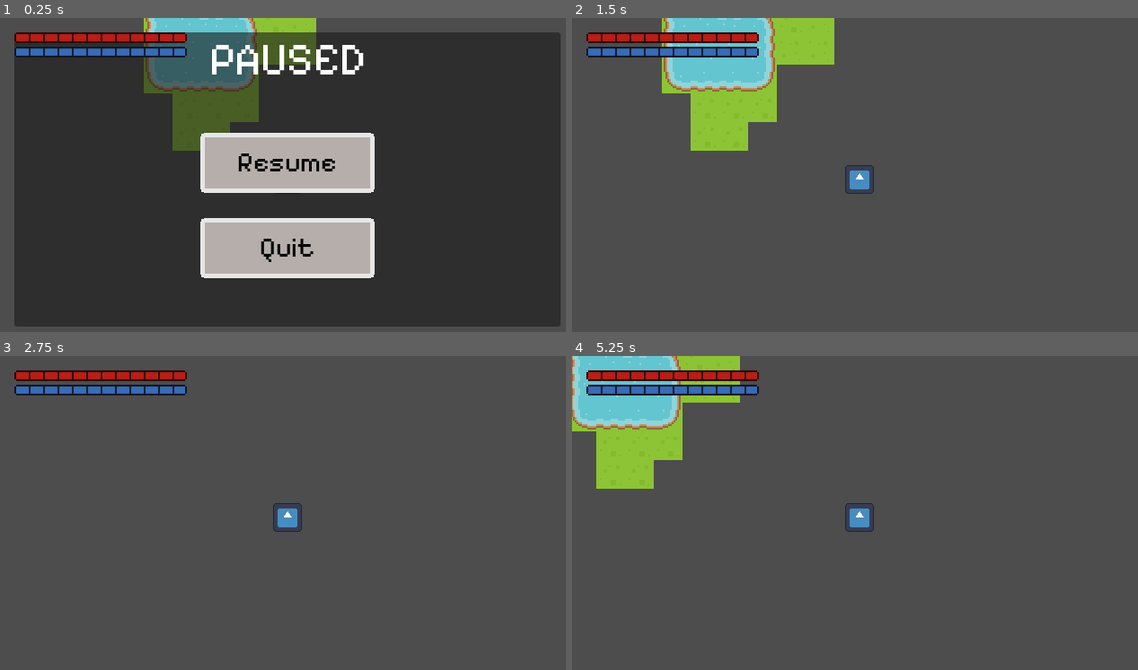
Above: before the commit, frames 1-4 (two rows, left to right).
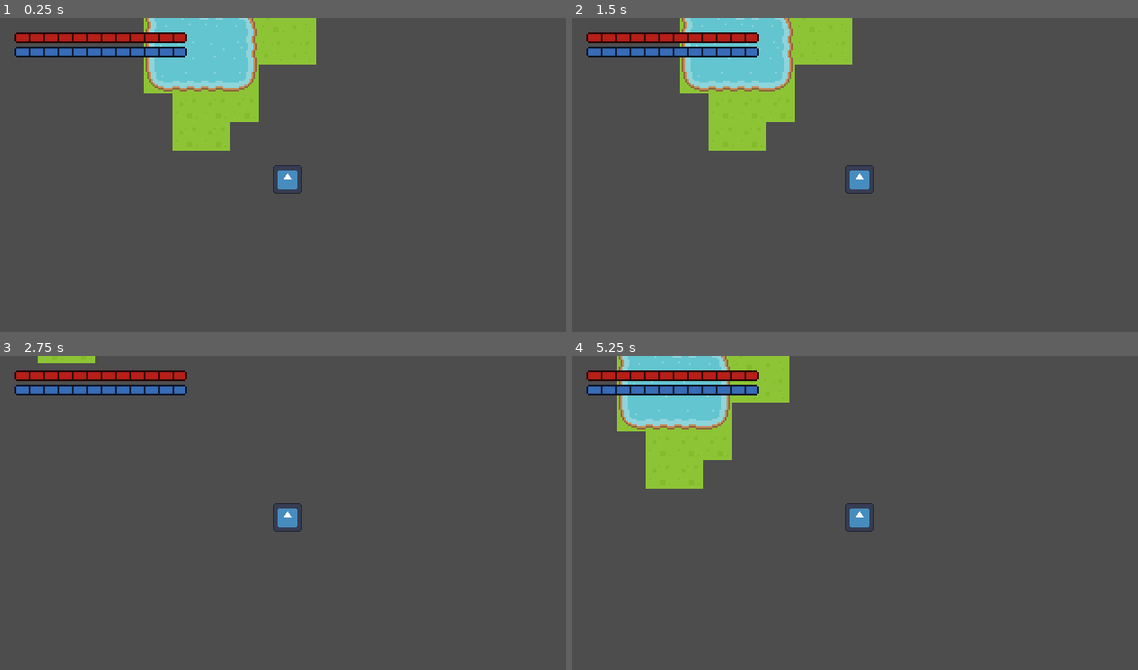
Above: after the commit, the same moments.

Repository: CrabbyDisk/Modertron-RPG
Game: Godot game, scene res://Scenes/World.tscn
Same seed, same stepped clock (60 frames per second), same inputs: the game is played once before the commit and once after it. The engine's default icon, where the game draws it, is replaced by a stand-in: a white triangle on a blue panel in a dark square.
Inputs (mouse positions are in pixels of both pictures, inside the frame that each line leads up to):
- Up to frame 1 (0.25 s): no input
- Up to frame 2 (1.5 s): click (860, 162) at 0.5 s, where only the run before the commit has a clickable "Resume"; tap Enter at 1.25 s; hold D (right) from 1.28 s (still down)
- Up to frame 3 (2.75 s): release D (right) at 2.03 s; hold S (down) from 2.03 s (still down)
- Up to frame 4 (5.25 s): release S (down) at 2.78 s; hold D (right) 2.78-3.53 s; tap Space at 3.5 s; hold W (up) 3.53-4.28 s; hold A (left) from 4.28 s (still down)

The runs differ from the first frame. In frame 1, 88% of the frame differs, in the area x 2-100%, y 4-99%; in frame 2, 3.9%; in frame 3, 0.2%; in frame 4, 8.1%.

Commit message:
Did some small changes: Fixed player speed (It was too fast), setup collision layers, fixed some weird UI glitches and updated README.md

Diff:
--- a/Player/Player.gd
+++ b/Player/Player.gd
@@ -1,6 +1,6 @@
 extends CharacterBody2D
 
-const speed : int = 300
+const speed : int = 200
 static var mana : int = 10
 
 func _physics_process(delta):
--- a/Player/Player.tscn
+++ b/Player/Player.tscn
@@ -12,6 +12,7 @@
 size = Vector2(32, 32)
 
 [node name="Player" type="CharacterBody2D"]
+collision_mask = 16
 script = ExtResource("1_jh2cb")
 
 [node name="Sprite2D" type="Sprite2D" parent="."]
@@ -29,6 +30,7 @@
 health = 20.0
 
 [node name="HitboxComponent" type="Area2D" parent="."]
+collision_mask = 12
 script = ExtResource("4_mhyy7")
 
 [node name="CollisionShape2D" type="CollisionShape2D" parent="HitboxComponent"]
--- a/UI/UI.gd
+++ b/UI/UI.gd
@@ -1,6 +1,10 @@
 extends Control
 
 var inventory_is_showing = false
+
+func _ready():
+	$Inventory.hide()
+	$Pause.hide()
 
 func _process(delta):
 	## NOTE: Make sure to always make the player node a unique name or this code won't work
--- a/UI/UI.tscn
+++ b/UI/UI.tscn
@@ -19,7 +19,6 @@
 script = ExtResource("1_dxejq")
 
 [node name="Inventory" type="Control" parent="."]
-visible = false
 layout_mode = 2
 anchors_preset = 0
 offset_left = 16.0
@@ -31,10 +30,10 @@
 
 [node name="TextureRect" type="TextureRect" parent="Inventory"]
 layout_mode = 0
-offset_left = 192.0
-offset_top = 128.0
-offset_right = 960.0
-offset_bottom = 520.0
+offset_left = 112.0
+offset_top = 48.0
+offset_right = 504.0
+offset_bottom = 248.0
 texture = ExtResource("8_n4kg7")
 expand_mode = 3
 
@@ -54,6 +53,10 @@
 anchors_preset = 15
 anchor_right = 1.0
 anchor_bottom = 1.0
+offset_left = -16.0
+offset_top = -16.0
+offset_right = 16.0
+offset_bottom = 16.0
 grow_horizontal = 2
 grow_vertical = 2
 
--- a/project.godot
+++ b/project.godot
@@ -60,6 +60,14 @@
 ]
 }
 
+[layer_names]
+
+2d_physics/layer_1="Player"
+2d_physics/layer_2="Player Attack"
+2d_physics/layer_3="Enemy"
+2d_physics/layer_4="Enemy Attack"
+2d_physics/layer_5="Terrain"
+
 [rendering]
 
 textures/canvas_textures/default_texture_filter=0
Not shown, changed: Assets/Weapon Textures/Axe/Axe head.png.import
Not shown, changed: README.md
